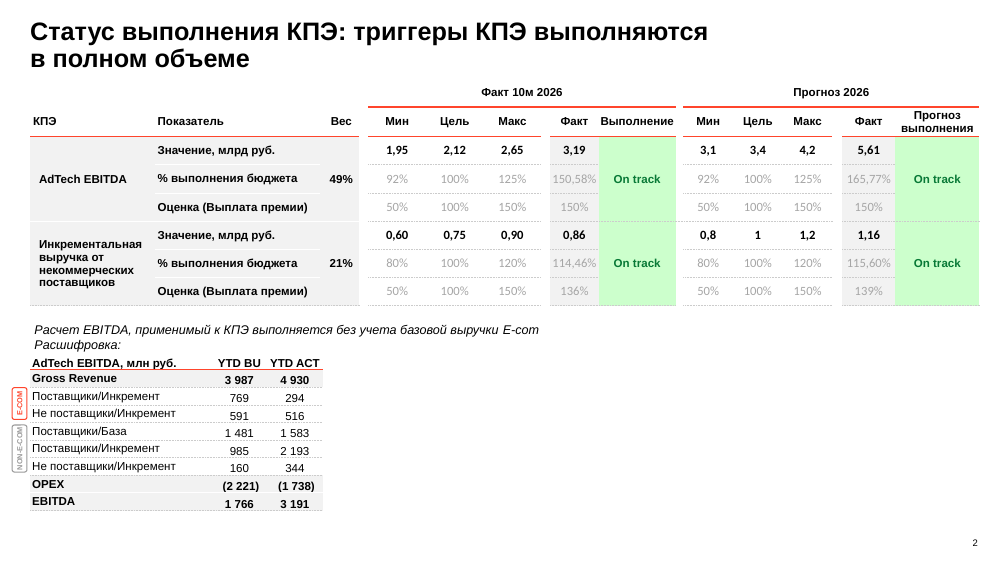
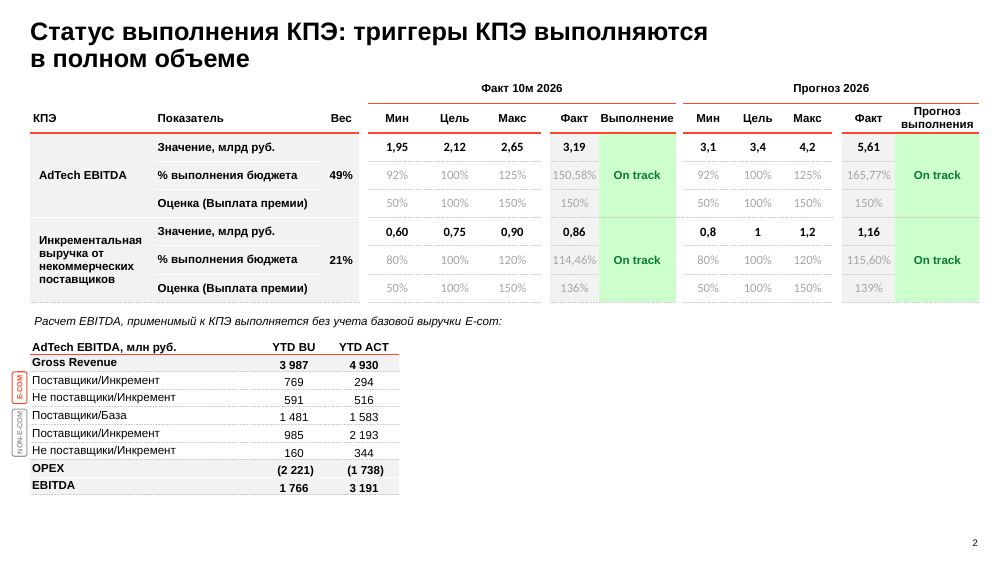
Before and after one commit to DenisMagnit/1, a slide deck: slide 2 of AdTech_MBR_Oct_2026.pptx. Drawn at 1008x567 pixels with LibreOffice and Linux fonts; fonts in the diff are those of the drawing; background and template pictures are left out. Boxes give left, top, right and bottom in pixels: in the first picture for what was removed or moved away, otherwise in the second. Text is boxed around its words. In the diff, an @@ line names an element or a change of style, - is before the commit and + after.

```diff
--- a/AdTech_MBR_Oct_2026.pptx
+++ b/AdTech_MBR_Oct_2026.pptx
@@ table: place and size @@
-table at (30,78,979,306)
+table at (30,74,979,302)
@@ text at (34,316,502,328): text changed; size 12 to 11 pt @@
-Расчет EBITDA, применимый к КПЭ выполняется без учета базовой выручки E-com
-Расшифровка:
+Расчет EBITDA, применимый к КПЭ выполняется без учета базовой выручки E-com:
@@ table: place and size @@
-table at (30,352,322,512)
+table at (30,337,400,496)
@@ rounded rectangle "E-COM": place and size @@
-rounded rectangle "E-COM" at (12,388,27,420)
+rounded rectangle "E-COM" at (12,372,27,404)
@@ rounded rectangle "NON-E-COM": place and size @@
-rounded rectangle "NON-E-COM" at (12,425,27,472)
+rounded rectangle "NON-E-COM" at (12,410,27,457)
```
Also in this commit, not shown: 3 other slides changed, 1 slide added.
